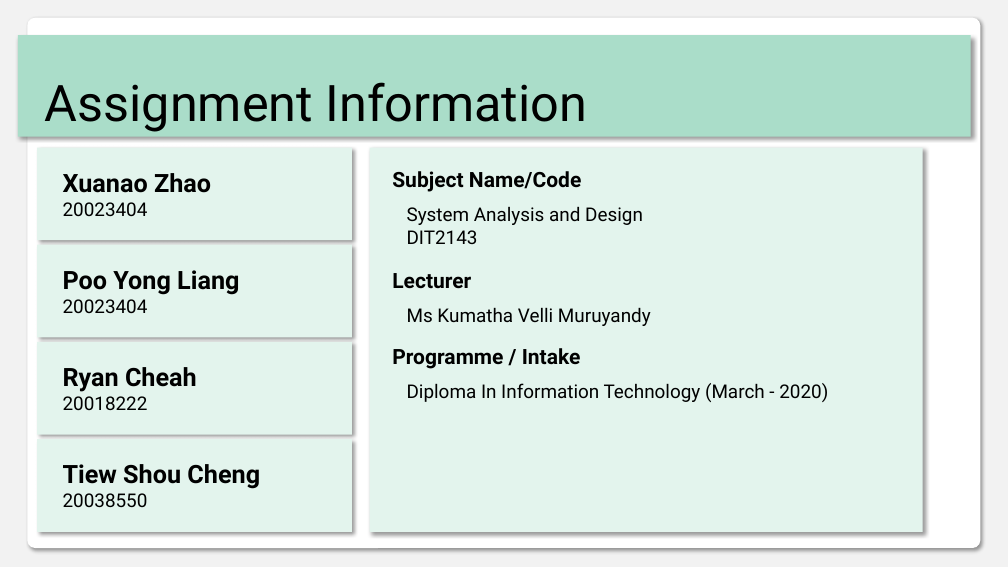
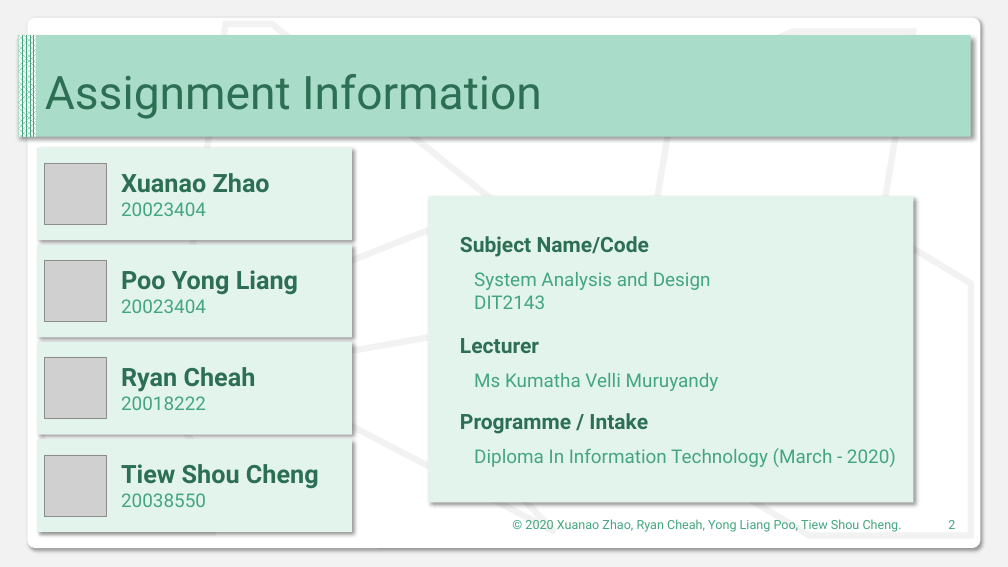
Before and after one commit to DIT202003G1/SAD-Assignment, a slide deck: slide 2 of Presentaion.pptx. Drawn at 1008x567 pixels with LibreOffice and Linux fonts; fonts in the diff are those of the drawing; grey boxes stand for pictures. Boxes give left, top, right and bottom in pixels: in the first picture for what was removed or moved away, otherwise in the second. Text is boxed around its words. In the diff, an @@ line names an element or a change of style, - is before the commit and + after.

```diff
--- a/Presentaion.pptx
+++ b/Presentaion.pptx
@@ freeform shape added at bbox=[180, 24, 496, 329], outline #F2F2F2 6 pt @@
@@ rectangle added at bbox=[19, 36, 36, 137], fill pattern #43A680 on #FFFFFF @@
@@ text "Assignment Information": place and size @@
-text "Assignment Information" at bbox=[45, 82, 587, 132]
+text "Assignment Information" at bbox=[45, 74, 542, 119]
@@ text "Assignment Information" at bbox=[45, 74, 542, 119]: size 48 to 44 pt, text colour #000000 to #2D6F55; vertical alignment bottom to middle @@
@@ freeform shape added at bbox=[632, 32, 913, 349], outline #F2F2F2 6 pt @@
@@ picture added at bbox=[45, 163, 106, 225] @@
@@ text "Xuanao Zhao 20023404" at bbox=[121, 173, 270, 216]: text colour #000000 to #2D6F55 in "Xuanao Zhao"; text colour #000000 to #43A680 in "20023404" @@
@@ rectangle: place and size @@
-rectangle at bbox=[370, 147, 923, 532]
+rectangle at bbox=[428, 197, 913, 503]
@@ picture added at bbox=[45, 261, 106, 322] @@
@@ text "Poo Yong Liang 20023404" at bbox=[121, 270, 298, 313]: text colour #000000 to #2D6F55 in "Poo Yong Liang"; text colour #000000 to #43A680 in "20023404" @@
@@ freeform shape added at bbox=[753, 246, 971, 536], outline #F2F2F2 6 pt @@
@@ freeform shape added at bbox=[243, 313, 565, 532], outline #F2F2F2 6 pt @@
@@ picture added at bbox=[45, 358, 106, 419] @@
@@ text "Ryan Cheah 20018222" at bbox=[121, 367, 256, 410]: text colour #000000 to #2D6F55 in "Ryan Cheah"; text colour #000000 to #43A680 in "20018222" @@
@@ freeform shape added at bbox=[42, 379, 214, 533], outline #F2F2F2 6 pt @@
@@ 6 texts: place and size @@
-6 texts at bbox=[392, 171, 828, 402]
+6 texts at bbox=[460, 236, 896, 467]
@@ text colour #000000 to #2D6F55 in 3 elements at bbox=[460, 236, 649, 257], bbox=[460, 338, 539, 353], bbox=[460, 413, 648, 434] @@
@@ text colour #000000 to #43A680 in 3 elements at bbox=[474, 272, 711, 309], bbox=[474, 373, 719, 391], bbox=[474, 448, 896, 467] @@
@@ picture added at bbox=[45, 455, 106, 516] @@
@@ 4 texts: place and size @@
-4 texts at bbox=[63, 173, 260, 507]
+4 texts at bbox=[121, 173, 319, 507]
@@ text "Tiew Shou Cheng 20038550" at bbox=[121, 464, 319, 507]: text colour #000000 to #2D6F55 in "Tiew Shou Cheng"; text colour #000000 to #43A680 in "20038550" @@
@@ text added at bbox=[525, 519, 902, 532], 12 pt, text #43A680 @@
+© 2020 Xuanao Zhao, Ryan Cheah, Yong Liang Poo, Tiew Shou Cheng.
@@ page number added at bbox=[948, 520, 955, 529], 12 pt, text #43A680 @@
+2
```
Also in this commit, not shown: 2 other slides changed, 7 slides added, 1 slide removed.
